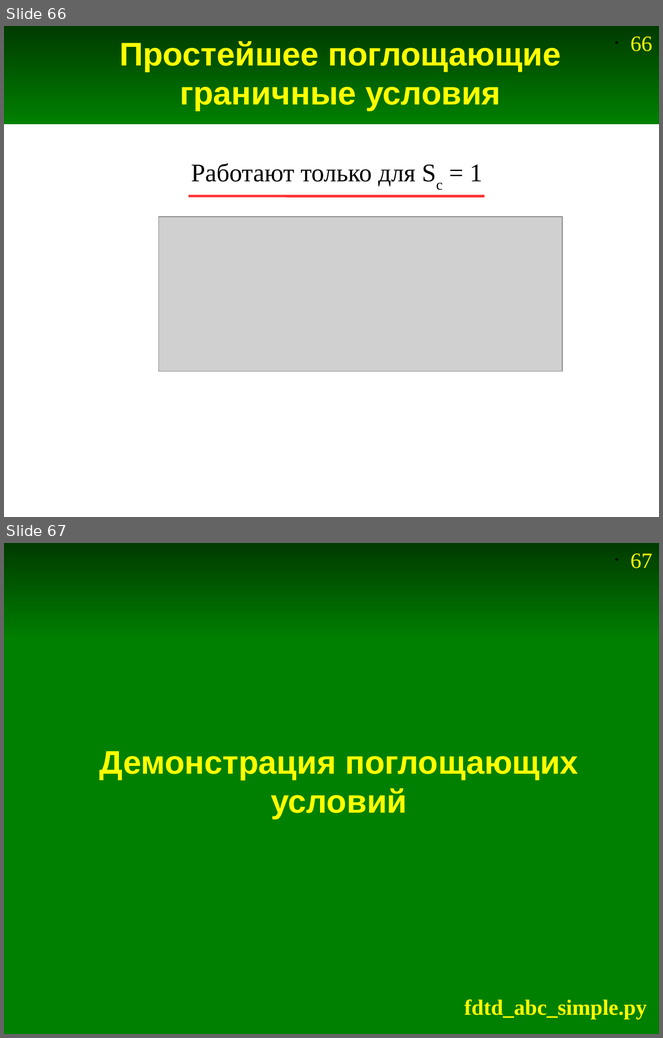
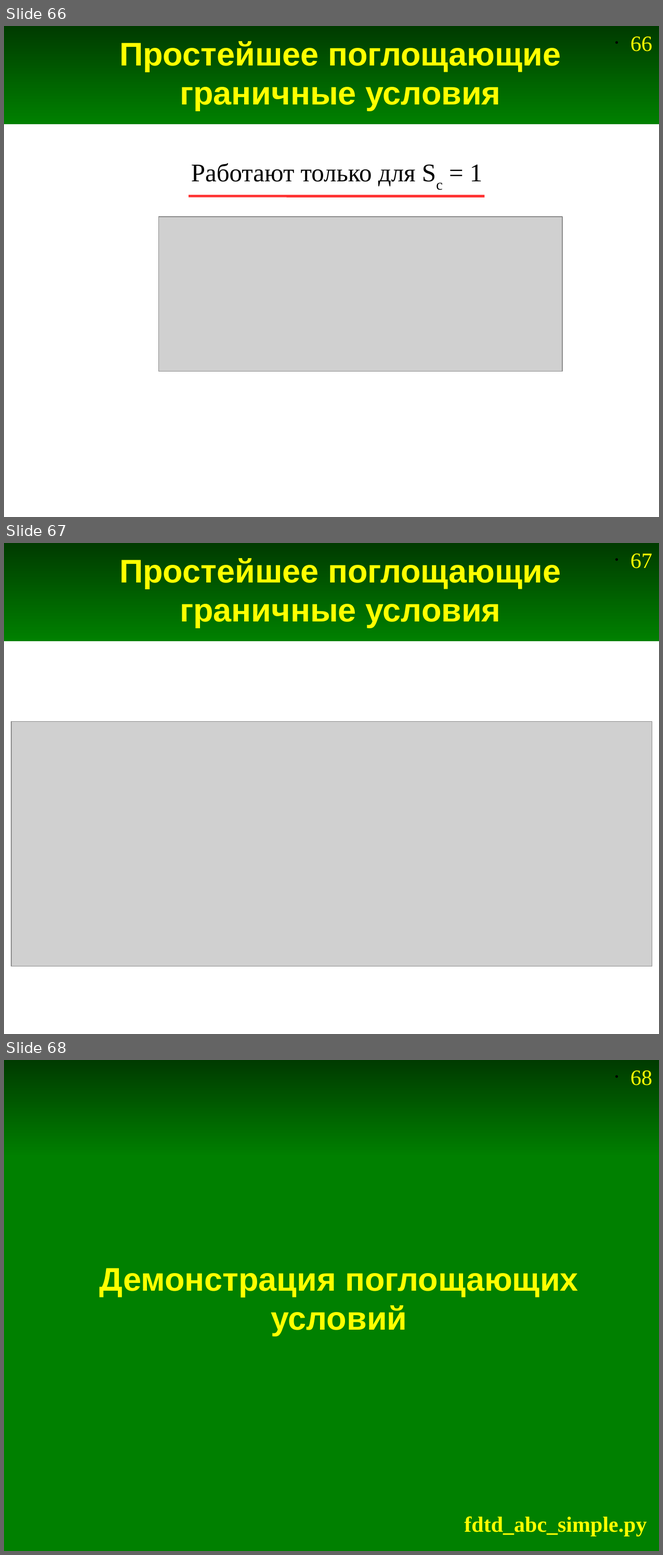
Before and after one commit to andris0147sv/modelling, a slide deck: presentations/2. FDTD.odp. Shown one above the other, each under a label of ours: slides 66 and 67 before the commit, slides 66, 67 and 68 after it. The pictures are 663x1038 and 663x1555 pixels, drawn with LibreOffice and Linux fonts; fonts in the diff are those of the drawing; grey boxes stand for pictures. Boxes give left, top, right and bottom in pixels: in the first picture for what was removed or moved away, otherwise in the second. Text is boxed around its words. In the diff, an @@ line names an element or a change of style, - is before the commit and + after.

```diff
--- a/presentations/2. FDTD.odp
+++ b/presentations/2. FDTD.odp
@@ slide 67 added at box(4, 543, 659, 1034), background #FFFFFF; not listed: 2 template elements that a slide beside it also shows @@
@@ title added at box(119, 558, 561, 628), 36 pt, text #FFFF00, bold @@
+Простейшее поглощающие граничные условия
@@ picture added at box(11, 722, 652, 967) @@
@@ what was slide 67 is now slide 68 @@
@@ page number at box(631, 1070, 652, 1085): text changed @@
-• 67
+• 68
```
Also in this commit, not shown: 1 other slide added.
